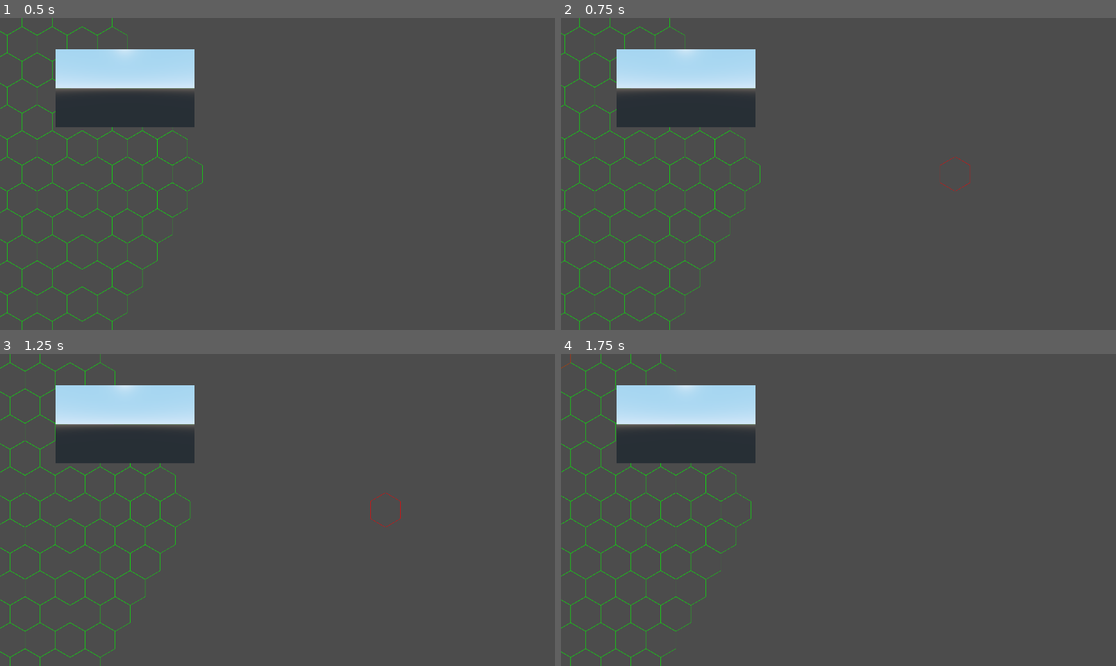
Above: before the commit, frames 1-4 (two rows, left to right).
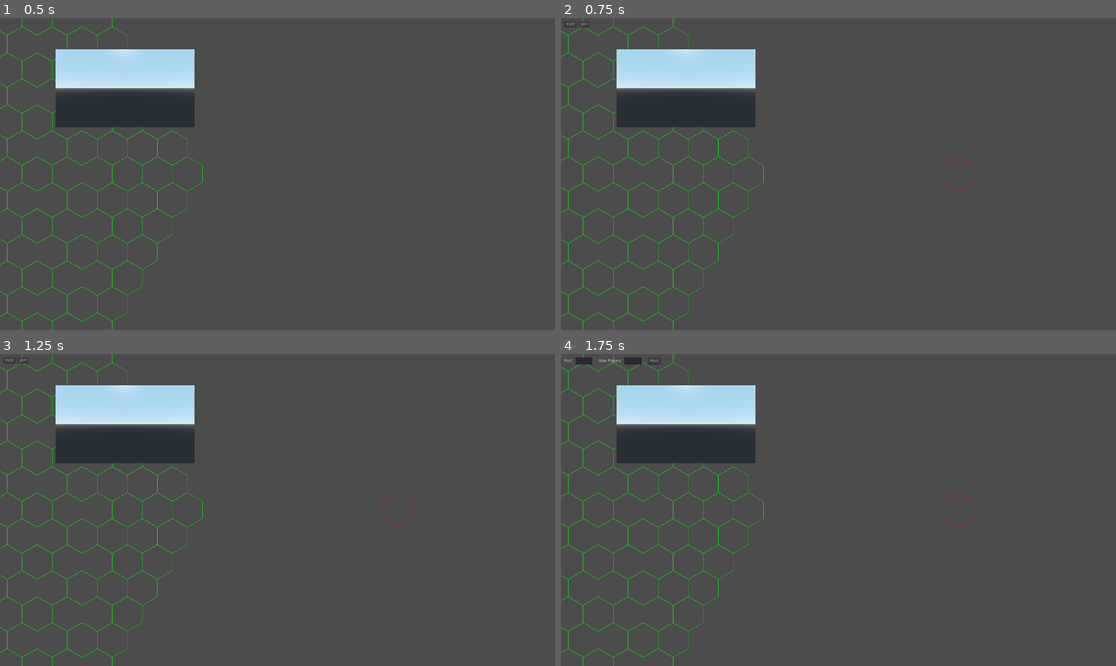
Above: after the commit, the same moments.

Repository: ObsidianBlk/FantasyFleet
Game: Godot game, scene res://Scenes/World.tscn
The game is run twice, just before and just after one commit, with the same random seed, the same clock (stepped at 60 frames per second) and the same inputs.
Inputs (mouse positions are in pixels of both pictures, inside the frame that each line leads up to):
- Up to frame 1 (0.5 s): no input
- Up to frame 2 (0.75 s): tap Enter (ui_accept) at 0.5 s; move the mouse to (960, 158) at 0.52 s; hold D (game_right) from 0.53 s (still down); hold N (network_toggle, bound only after the commit) from 0.53 s (still down); click (960, 158) at 0.67 s
- Up to frame 3 (1.25 s): keep holding D (game_right); keep holding N (network_toggle, bound only after the commit); tap Enter (ui_accept) at 0.77 s
- Up to frame 4 (1.75 s): release D (game_right) at 1.25 s; release N (network_toggle, bound only after the commit) at 1.25 s; click (572, 360) at 1.25 s, where only the run after the commit has a clickable "Host"

Frame 1 is identical in both runs. In frame 2, 2.3% of the frame differs, in the area x 0-75%, y 0-100%; in frame 3, 2.3%; in frame 4, 2.4%.

Commit message:
Very crude beginning to multiplayer networking.

Diff:
--- a/Scenes/World.gd
+++ b/Scenes/World.gd
@@ -24,13 +24,15 @@
 
 func _unhandled_input(event) -> void:
 	if event.is_action_pressed("ui_cancel"):
-		print("Cancel call")
 		if get_tree().paused:
 			get_tree().paused = false
 			emit_signal("ui_requested", "")
 		else:
 			Game.save_config()
 			get_tree().quit()
+	elif event.is_action_pressed("network_toggle"):
+		get_tree().paused = not get_tree().paused
+		emit_signal("ui_toggle_requested", "Network")
 	elif event.is_action_pressed("option_toggle"):
 		get_tree().paused = not get_tree().paused # TODO: Figure out a better way to pause
 		emit_signal("ui_toggle_requested", "Options")
@@ -46,6 +48,8 @@
 	var origin : HexCell = HexCell.new()
 	HexMap.add_area_region(origin.get_neighbor(2, 10), 8)
 	HexMap.add_ring_region(origin.get_neighbor(4, 20), 12)
+
+	$Nexus.click_me()
 #	var pl = ProjectSettings.get_property_list()
 #	for p in pl:
 #		if p.name.begins_with("input/"):
@@ -60,3 +64,16 @@
 		_view2d_node.size = OS.window_size
 	if _view3d_node:
 		_view3d_node.size = OS.window_size
+
+
+func _on_Network_host_requested(port : int, max_players : int):
+	get_tree().paused = false
+	$Nexus.host_game(max_players, port)
+
+func _on_Network_join_requested(address : String, port : int):
+	get_tree().paused = false
+	$Nexus.join_game(address, port)
+
+func _on_Network_disconnect_network_requested():
+	get_tree().paused = false
+	get_tree().network_peer = null
--- a/Scenes/World.tscn
+++ b/Scenes/World.tscn
@@ -9,6 +9,8 @@
 [ext_resource path="res://Objects/OrbitCamera/OrbitCamera.tscn" type="PackedScene" id=7]
 [ext_resource path="res://Scripts/Controllers/GameScreen.gd" type="Script" id=8]
 [ext_resource path="res://UI/Options/Options.tscn" type="PackedScene" id=9]
+[ext_resource path="res://Scripts/Nexus.gd" type="Script" id=10]
+[ext_resource path="res://UI/Networking/Network.tscn" type="PackedScene" id=11]
 
 [sub_resource type="ViewportTexture" id=2]
 viewport_path = NodePath("Viewport2D")
@@ -29,6 +31,10 @@
 [node name="World" type="Node2D"]
 pause_mode = 2
 script = ExtResource( 2 )
+
+[node name="Nexus" type="Node" parent="."]
+pause_mode = 2
+script = ExtResource( 10 )
 
 [node name="CameraCTRL" type="Node" parent="."]
 pause_mode = 1
@@ -84,6 +90,14 @@
 [node name="Options" parent="Canvas" instance=ExtResource( 9 )]
 visible = false
 
+[node name="Network" parent="Canvas" instance=ExtResource( 11 )]
+visible = false
+
 [connection signal="ui_requested" from="." to="Canvas/Options" method="_on_ui_requested"]
+[connection signal="ui_requested" from="." to="Canvas/Network" method="_on_ui_requested"]
 [connection signal="ui_toggle_requested" from="." to="Canvas/Options" method="_on_ui_toggle_requested"]
+[connection signal="ui_toggle_requested" from="." to="Canvas/Network" method="_on_ui_toggle_requested"]
 [connection signal="resized" from="Canvas/GameScreen" to="." method="_on_GameScreen_resized"]
+[connection signal="disconnect_network_requested" from="Canvas/Network" to="." method="_on_Network_disconnect_network_requested"]
+[connection signal="host_requested" from="Canvas/Network" to="." method="_on_Network_host_requested"]
+[connection signal="join_requested" from="Canvas/Network" to="." method="_on_Network_join_requested"]
--- /dev/null
+++ b/Scripts/Nexus.gd
@@ -0,0 +1,124 @@
+extends Node
+
+# -----------------------------------------------------------------------------
+# Constant
+# -----------------------------------------------------------------------------
+const MIN_PORT : int = 1024
+const DEFAULT_PORT : int = 20226
+
+enum NET_SIG_MODE {Server=0, Client=1, Both=2}
+const NET_SIGNALS : Array = [
+	{
+		signal_name = "network_peer_connected",
+		method_name = "_on_network_peer_connected",
+		mode = NET_SIG_MODE.Both
+	},
+	{
+		signal_name = "network_peer_disconnected",
+		method_name = "_on_network_peer_disconnected",
+		mode = NET_SIG_MODE.Both
+	},
+	{
+		signal_name = "connected_to_server",
+		method_name = "_on_connected_to_server",
+		mode = NET_SIG_MODE.Client
+	},
+	{
+		signal_name = "connection_failed",
+		method_name = "_on_connection_failed",
+		mode = NET_SIG_MODE.Client
+	},
+	{
+		signal_name = "server_disconnected",
+		method_name = "_on_server_disconnected",
+		mode = NET_SIG_MODE.Client
+	}
+]
+
+# -----------------------------------------------------------------------------
+# Variables
+# -----------------------------------------------------------------------------
+var _pid : Dictionary = {}
+var _id : int = -1
+
+# -----------------------------------------------------------------------------
+# Override Methods
+# -----------------------------------------------------------------------------
+func _ready() -> void:
+	pass
+
+
+# -----------------------------------------------------------------------------
+# Private Methods
+# -----------------------------------------------------------------------------
+func _PostNetworkInit(mode : int = -1) -> void:
+	var st : SceneTree = get_tree()
+	_id = st.get_network_unique_id()
+	for conn in NET_SIGNALS:
+		if conn.mode == mode or conn.mode == NET_SIG_MODE.Both:
+			if not st.is_connected(conn.signal_name, self, conn.method_name):
+				st.connect(conn.signal_name, self, conn.method_name)
+
+# -----------------------------------------------------------------------------
+# Public Methods
+# -----------------------------------------------------------------------------
+func join_game(address : String, port : int = -1) -> int:
+	var st : SceneTree = get_tree()
+	if st.has_network_peer():
+		printerr("Network already connected.")
+		return ERR_ALREADY_IN_USE
+
+	if port < MIN_PORT:
+		port = DEFAULT_PORT
+
+	var peer : NetworkedMultiplayerENet = NetworkedMultiplayerENet.new()
+	var res : int = peer.create_client(address, port)
+	if res == OK:
+		st.network_peer = peer
+		_PostNetworkInit(NET_SIG_MODE.Client)
+
+	return res
+
+
+func host_game(max_players : int = 2, port : int = -1) -> int:
+	var st : SceneTree = get_tree()
+	if st.has_network_peer():
+		printerr("Network already connected.")
+		return ERR_ALREADY_IN_USE
+
+	if port < MIN_PORT:
+		port = DEFAULT_PORT
+	if max_players < 2:
+		max_players = 2
+
+	var peer : NetworkedMultiplayerENet = NetworkedMultiplayerENet.new()
+	var res : int = peer.create_server(port, max_players)
+	if res == OK:
+		st.network_peer = peer
+		_PostNetworkInit(NET_SIG_MODE.Server)
+
+	return res
+
+# -----------------------------------------------------------------------------
+# Remote Methods
+# -----------------------------------------------------------------------------
+remote func click_me() -> void:
+	print("I've been clicked")
+
+# -----------------------------------------------------------------------------
+# Handler Methods
+# -----------------------------------------------------------------------------
+func _on_network_peer_connected(id : int) -> void:
+	print("New Peer: ", id)
+
+func _on_network_peer_disconnected(id : int) -> void:
+	print("Lost Peer: ", id)
+
+func _on_connected_to_server() -> void:
+	print("I connected to the server!")
+
+func _on_connection_failed() -> void:
+	print("Failed to connect to the server")
+
+func _on_server_disconnected() -> void:
+	print("Server abandoned me!")
--- /dev/null
+++ b/UI/Networking/Network.gd
@@ -0,0 +1,97 @@
+extends MarginContainer
+
+signal join_requested(address, port)
+signal host_requested(port, max_players)
+signal disconnect_network_requested()
+
+
+# -------------------------------------------------------------------------
+# Export Variables
+# -------------------------------------------------------------------------
+export var visible_at_start : bool = false
+
+# -------------------------------------------------------------------------
+# Onready Variables
+# -------------------------------------------------------------------------
+onready var btn_host_node : Button = $VBC/NetworkMode/Host
+onready var btn_join_node : Button = $VBC/NetworkMode/Join
+onready var btn_disconnect_node : Button = $VBC/NetworkMode/Disconnect
+
+onready var join_address_node : LineEdit = $VBC/JoinMode/Address/LineEdit
+onready var join_port_node : LineEdit = $VBC/JoinMode/Port/LineEdit
+
+onready var host_port_node : LineEdit = $VBC/HostMode/Port/LineEdit
+onready var host_players_node : LineEdit = $VBC/HostMode/MaxPlayers/LineEdit
+
+# -------------------------------------------------------------------------
+# Override Methods
+# -------------------------------------------------------------------------
+func _ready() -> void:
+	visible = visible_at_start
+	if visible:
+		_UpdateNetworkModeButtons()
+
+# -------------------------------------------------------------------------
+# Private Methods
+# -------------------------------------------------------------------------
+func _UpdateNetworkModeButtons() -> void:
+	if get_tree().has_network_peer():
+		btn_host_node.visible = false
+		btn_join_node.visible = false
+		btn_disconnect_node.visible = true
+	else:
+		btn_host_node.visible = true
+		btn_join_node.visible = true
+		btn_disconnect_node.visible = false
+
+# -------------------------------------------------------------------------
+# Handler Methods
+# -------------------------------------------------------------------------
+
+func _on_ui_requested(ui_name : String) -> void:
+	visible = (self.name == ui_name)
+	if visible:
+		_UpdateNetworkModeButtons()
+		grab_focus()
+
+func _on_ui_toggle_requested(ui_name : String) -> void:
+	if self.name == ui_name:
+		visible = not visible
+		if visible:
+			_UpdateNetworkModeButtons()
+			grab_focus()
+
+func _on_Host_pressed():
+	$VBC/NetworkMode.visible = false
+	$VBC/HostMode.visible = true
+
+
+func _on_Join_pressed():
+	$VBC/NetworkMode.visible = false
+	$VBC/JoinMode.visible = true
+
+func _on_Disconnect_pressed():
+	visible = false
+	emit_signal("disconnect_network_requested")
+
+func _on_Connect_pressed():
+	if join_address_node.text == "":
+		return
+	if not join_port_node.text.is_valid_integer():
+		return
+	$VBC/NetworkMode.visible = true
+	$VBC/JoinMode.visible = false
+	visible = false
+	emit_signal("join_requested", join_address_node.text, join_port_node.text.to_int())
+
+
+
+func _on_Hosting_pressed():
+	if not host_port_node.text.is_valid_integer():
+		return
+	if not host_players_node.text.is_valid_integer():
+		return
+	$VBC/NetworkMode.visible = true
+	$VBC/HostMode.visible = false
+	visible = false
+	emit_signal("host_requested", host_port_node.text.to_int(), host_players_node.text.to_int())
--- /dev/null
+++ b/UI/Networking/Network.tscn
@@ -0,0 +1,136 @@
+[gd_scene load_steps=2 format=2]
+
+[ext_resource path="res://UI/Networking/Network.gd" type="Script" id=1]
+
+[node name="Network" type="MarginContainer"]
+anchor_right = 1.0
+anchor_bottom = 1.0
+custom_constants/margin_right = 12
+custom_constants/margin_top = 12
+custom_constants/margin_left = 12
+custom_constants/margin_bottom = 12
+script = ExtResource( 1 )
+
+[node name="VBC" type="VBoxContainer" parent="."]
+margin_left = 12.0
+margin_top = 12.0
+margin_right = 1908.0
+margin_bottom = 1068.0
+
+[node name="NetworkMode" type="HBoxContainer" parent="VBC"]
+margin_right = 1896.0
+margin_bottom = 20.0
+custom_constants/separation = 8
+
+[node name="Host" type="Button" parent="VBC/NetworkMode"]
+margin_right = 42.0
+margin_bottom = 20.0
+text = "Host"
+
+[node name="Join" type="Button" parent="VBC/NetworkMode"]
+margin_left = 50.0
+margin_right = 85.0
+margin_bottom = 20.0
+text = "Join"
+
+[node name="Disconnect" type="Button" parent="VBC/NetworkMode"]
+visible = false
+margin_left = 93.0
+margin_right = 177.0
+margin_bottom = 20.0
+text = "Disconnect"
+
+[node name="JoinMode" type="HBoxContainer" parent="VBC"]
+visible = false
+margin_top = 24.0
+margin_right = 1896.0
+margin_bottom = 48.0
+custom_constants/separation = 24
+
+[node name="Address" type="HBoxContainer" parent="VBC/JoinMode"]
+margin_right = 192.0
+margin_bottom = 24.0
+
+[node name="Label" type="Label" parent="VBC/JoinMode/Address"]
+margin_top = 5.0
+margin_right = 60.0
+margin_bottom = 19.0
+text = "Address: "
+
+[node name="LineEdit" type="LineEdit" parent="VBC/JoinMode/Address"]
+margin_left = 64.0
+margin_right = 192.0
+margin_bottom = 24.0
+rect_min_size = Vector2( 128, 0 )
+
+[node name="Port" type="HBoxContainer" parent="VBC/JoinMode"]
+margin_left = 216.0
+margin_right = 312.0
+margin_bottom = 24.0
+
+[node name="Label" type="Label" parent="VBC/JoinMode/Port"]
+margin_top = 5.0
+margin_right = 34.0
+margin_bottom = 19.0
+text = "Port: "
+
+[node name="LineEdit" type="LineEdit" parent="VBC/JoinMode/Port"]
+margin_left = 38.0
+margin_right = 96.0
+margin_bottom = 24.0
+
+[node name="Connect" type="Button" parent="VBC/JoinMode"]
+margin_left = 336.0
+margin_right = 400.0
+margin_bottom = 24.0
+text = "Connect"
+
+[node name="HostMode" type="HBoxContainer" parent="VBC"]
+visible = false
+margin_top = 24.0
+margin_right = 1896.0
+margin_bottom = 48.0
+custom_constants/separation = 24
+
+[node name="Port" type="HBoxContainer" parent="VBC/HostMode"]
+margin_right = 96.0
+margin_bottom = 24.0
+
+[node name="Label" type="Label" parent="VBC/HostMode/Port"]
+margin_top = 5.0
+margin_right = 34.0
+margin_bottom = 19.0
+text = "Port: "
+
+[node name="LineEdit" type="LineEdit" parent="VBC/HostMode/Port"]
+margin_left = 38.0
+margin_right = 96.0
+margin_bottom = 24.0
+
+[node name="MaxPlayers" type="HBoxContainer" parent="VBC/HostMode"]
+margin_left = 120.0
+margin_right = 266.0
+margin_bottom = 24.0
+
+[node name="Label" type="Label" parent="VBC/HostMode/MaxPlayers"]
+margin_top = 5.0
+margin_right = 84.0
+margin_bottom = 19.0
+text = "Max Players: "
+
+[node name="LineEdit" type="LineEdit" parent="VBC/HostMode/MaxPlayers"]
+margin_left = 88.0
+margin_right = 146.0
+margin_bottom = 24.0
+
+[node name="Host" type="Button" parent="VBC/HostMode"]
+margin_left = 290.0
+margin_right = 332.0
+margin_bottom = 24.0
+text = "Host"
+
+[connection signal="pressed" from="VBC/NetworkMode/Host" to="." method="_on_Host_pressed"]
+[connection signal="pressed" from="VBC/NetworkMode/Join" to="." method="_on_Join_pressed"]
+[connection signal="pressed" from="VBC/NetworkMode/Disconnect" to="." method="_on_Disconnect_pressed"]
+[connection signal="pressed" from="VBC/JoinMode/Connect" to="." method="_on_Connect_pressed"]
+[connection signal="pressed" from="VBC/HostMode/Host" to="." method="_on_Hosting_pressed"]
--- a/project.godot
+++ b/project.godot
@@ -152,6 +152,11 @@
 , Object(InputEventJoypadButton,"resource_local_to_scene":false,"resource_name":"","device":0,"button_index":10,"pressure":0.0,"pressed":false,"script":null)
  ]
 }
+network_toggle={
+"deadzone": 0.5,
+"events": [ Object(InputEventKey,"resource_local_to_scene":false,"resource_name":"","device":0,"alt":false,"shift":false,"control":false,"meta":false,"command":false,"pressed":false,"scancode":78,"physical_scancode":0,"unicode":0,"echo":false,"script":null)
+ ]
+}
 
 [physics]
 
Not shown: 1 places in Scenes/World.tscn that only renumber resources
